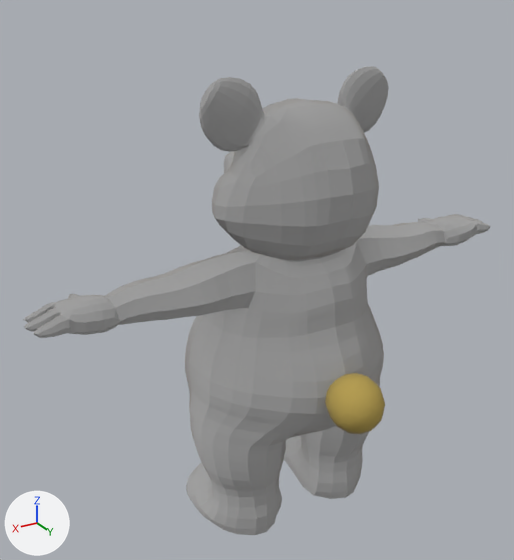
Two versions of the Blender file faz/Assets/modles/v.11FRED JR.blend, one commit apart.
Both versions are drawn from a 50 mm camera at (4.37, 6.43, 6.58) aimed at (0.37, -0.24, 3.25). Lighting does not change. The marker at lower left points along +X, +Y and +Z.

The scene before the commit, as lines of its bpy script (objects in view):
```python
me_plane_003 = bpy.data.meshes.new('Plane.003')
me_plane_003.from_pydata(...)  # 94 vertices, 149 faces; spans x -3.3..3.3, y 30.0..42.5, z 26.9..44.5
me_plane_003.polygons.foreach_set('use_smooth', [True] * 149)
me_plane_003.materials.append(mat_material_001)
me_plane_007 = bpy.data.meshes.new('Plane.007')
me_plane_007.from_pydata(...)  # 3685 vertices, 3850 faces; spans x -33.3..33.3, y -27.6..77.7, z -34.4..27.2
me_plane_007.polygons.foreach_set('use_smooth', [True] * 3850)
me_plane_007.materials.append(mat_checker)  # its picture is missing
me_plane_012 = bpy.data.meshes.new('Plane.012')
me_plane_012.from_pydata(...)  # 232 vertices, 269 faces; spans x -5.4..5.4, y -34.9..-19.3, z -10.4..14.5
me_plane_012.polygons.foreach_set('use_smooth', [True] * 269)
me_plane_012.materials.append(mat_jr_s_hat)
ob_body = bpy.data.objects.new('body', me_plane_007)
ob_body.location = (-0.01, 0.0, 4.17)
ob_body.rotation_euler = (-1.571, 0.0, 0.0)  # degrees (-90, 0, 0)
ob_body.scale = (0.0941, 0.0536, 0.0404)
ob_body.visible_shadow = False
ob_hat = bpy.data.objects.new('hat', me_plane_012)
ob_hat.location = (0.0, 0.0, 0.0)
ob_hat.visible_diffuse = False
ob_hat.visible_glossy = False
ob_hat.visible_transmission = False
ob_hat.visible_shadow = False
ob_hat.hide_viewport = True
ob_tail = bpy.data.objects.new('tail', me_plane_003)
ob_tail.location = (-0.01, -0.22, 4.17)
ob_tail.rotation_euler = (-1.571, 0.0, 0.0)  # degrees (-90, 0, 0)
ob_tail.scale = (0.0941, 0.0536, 0.0404)
ob_tail.visible_shadow = False
```
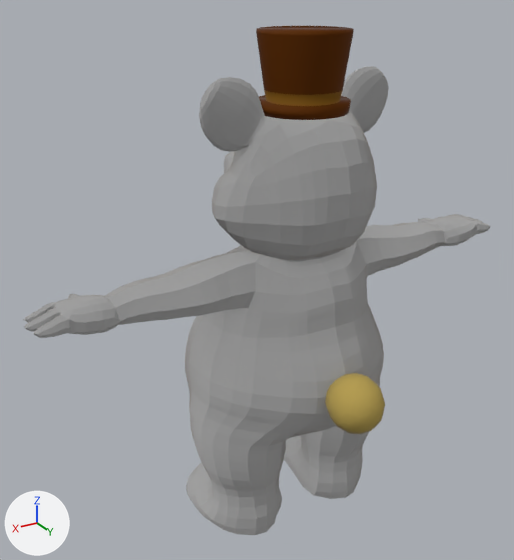
Boxes (x1, y1, x2, y2) around the edits, measured in the pictures (514 x 560 px; the box of a moved part takes in the faces that stretch with it):
'hat', shown
    after: (256, 26, 354, 120)
part 1 of me_plane_007, moved or reshaped
    before: (225, 98, 379, 259)
    after: (225, 109, 377, 259)

Diff of the bpy script that builds the scene:
```diff
--- a/faz/Assets/modles/v.11FRED JR.blend.py
+++ b/faz/Assets/modles/v.11FRED JR.blend.py
@@ me_plane_007 @@
 # used by ob_body; location = (-0.01, 0.0, 4.17); rotation_euler = (-1.571, 0.0, 0.0), in degrees (-90, 0, 0); scale = (0.0941, 0.0536, 0.0404)
-me_plane_007.from_pydata(...)  # 3685 vertices, 3850 faces; spans x -33.3..33.3, y -27.6..77.7, z -34.4..27.2
+me_plane_007.from_pydata(...)  # 3679 vertices, 3846 faces; spans x -33.3..33.3, y -27.6..77.7, z -34.4..27.2
+# me_plane_007 part 1
+# 20 vertices are removed from x -4.9..4.9, y -21.8..-15.9, z 6.7..18.9
+# 36 faces are deleted
+# 27 vertices in x -6.4..6.4, y -22.4..-17.4, z 2.2..7.3 move by (0.0, 0.1, 0.0)
+# 13 vertices in x -9.2..9.2, y -11.9..6.2, z 6.5..19.0 move by (0.0, 0.0, -0.1)
+# 10 vertices in x -9.1..9.1, y -14.3..3.1, z 7.3..10.8 move by (0.0, 0.0, -0.2)
+# 9 vertices in x -6.7..6.7, y -5.5..-1.3, z 16.4..24.6 move by (0.0, 0.0, -0.8)
+# 8 vertices in x -8.1..8.1, y -12.6..3.1, z 9.2..19.6 move by (0.0, 0.0, -0.3)
+# 7 vertices in x -4.9..4.9, y -7.2..-6.2, z 20.2..25.0 move by (0.0, 0.0, -1.0)
+# 48 vertices move from x -7.7..7.7, y -22.1..3.1, z 3.6..23.3 to x -7.7..7.7, y -21.6..3.1, z 3.6..22.5
+# 14 vertices are added at x -4.9..4.9, y -21.3..-15.5, z 6.7..17.1
+# 32 new faces join them
 me_plane_007.materials.append(mat_checker)
@@ ob_hat @@
 ob_hat = bpy.data.objects.new('hat', me_plane_012)
-ob_hat.location = (0.0, 0.0, 0.0)
+ob_hat.location = (-0.01, 0.0, 4.2)
+ob_hat.rotation_euler = (-1.571, 0.0, 0.0)  # degrees (-90, 0, 0)
+ob_hat.scale = (0.0941, 0.0536, 0.0404)
 ob_hat.visible_diffuse = False
@@ ob_hat @@
 ob_hat.visible_shadow = False
-ob_hat.hide_viewport = True
```
